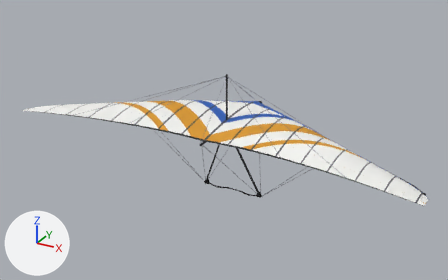
Two versions of the Blender file assets/source/glider_air_sting3.blend, one commit apart.
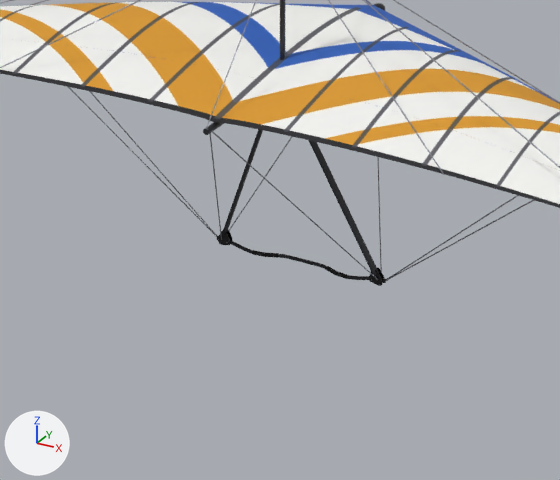
Old and new are each drawn whole from a camera (50 mm lens) standing at (5.97, -10.98, 5.22) and looking at (-0.07, 0.0, -0.27) and again close up on the part from 29% to 72% of the width and 36% to 95% of the height. Lighting does not change. The marker at lower left points along +X, +Y and +Z. The last two pictures show the newer version.

Names of what the first close-up shows: 'ControlFrame', 'Frame', 'Sail'.
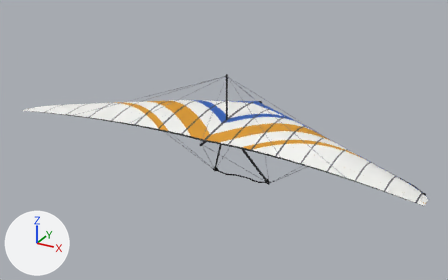
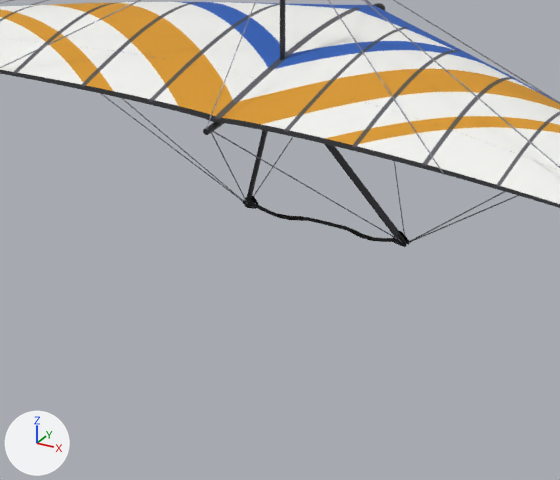
Diff of the bpy script that builds the scene:
```diff
--- a/assets/source/glider_air_sting3.blend.py
+++ b/assets/source/glider_air_sting3.blend.py
@@ me_controlframe @@
 # used by ob_controlframe; location = (0.0, 0.0, 0.0)
-me_controlframe.from_pydata(...)  # 3672 vertices, 1678 faces; spans x -2.69..2.69, y -1.07..1.57, z -1.67..0.09
+me_controlframe.from_pydata(...)  # 3672 vertices, 1678 faces; spans x -2.69..2.69, y -1.07..1.57, z -1.53..0.09
+# me_controlframe part 1: the loose piece of 32 vertices spanning x -0.7..-0.06, y -0.05..0.3, z -1.55..-0.06 is multiplied about the mesh origin by the matrix ((0.994, 0.106, 0.022), (-0.098, 0.967, -0.236), (-0.046, 0.232, 0.972))
+# me_controlframe part 2: the loose piece of 21 vertices spanning x -0.74..-0.63, y 0.25..0.28, z -1.65..-1.51 is scaled about its middle by (1, 2.47, 0.91), then moved by (0.0, 0.42, 0.13)
+# me_controlframe part 3: 2458 of 3672 vertices moved; they spanned x -0.79..0.79, y -0.05..0.38, z -1.67..0.0 and now span x -0.79..0.79, y -0.03..0.8, z -1.53..0.0; mean shift (0.0, 0.41, 0.14); largest move (0.71, 0.28, -1.65) -> (0.71, 0.72, -1.51)
+# other edits to the shape of me_controlframe do not show in these pictures
 me_controlframe.materials.append(mat_fitting)
```

Where the change shows, as pixel boxes (x1, y1, x2, y2) in the close-ups (560 x 480 px; the box of a moved part takes in the faces that stretch with it):
'ControlFrame', reshaped
    before: (68, 87, 534, 286)
    after: (101, 94, 518, 247)
part 1 of me_controlframe, moved or reshaped
    before: (222, 129, 263, 236)
    after: (246, 130, 268, 203)
part 2 of me_controlframe, moved or reshaped
    before: (218, 231, 230, 245)
    after: (244, 198, 256, 209)
part 3 of me_controlframe, moved or reshaped
    before: (68, 87, 534, 286)
    after: (101, 94, 517, 247)
